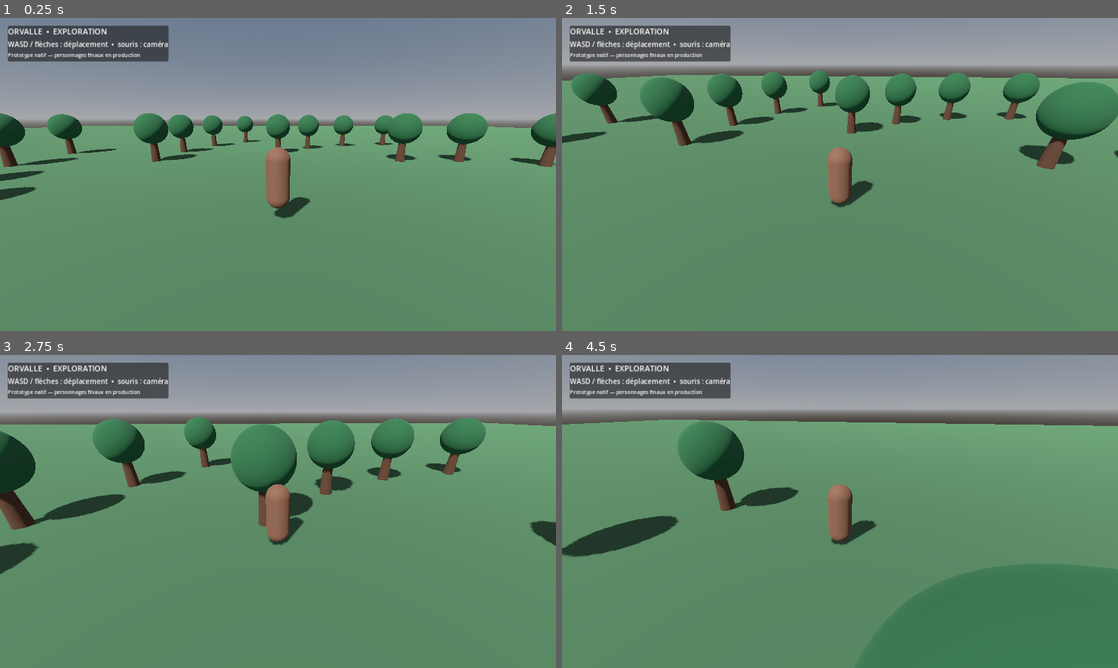
Above: before the commit, frames 1-4 (two rows, left to right).
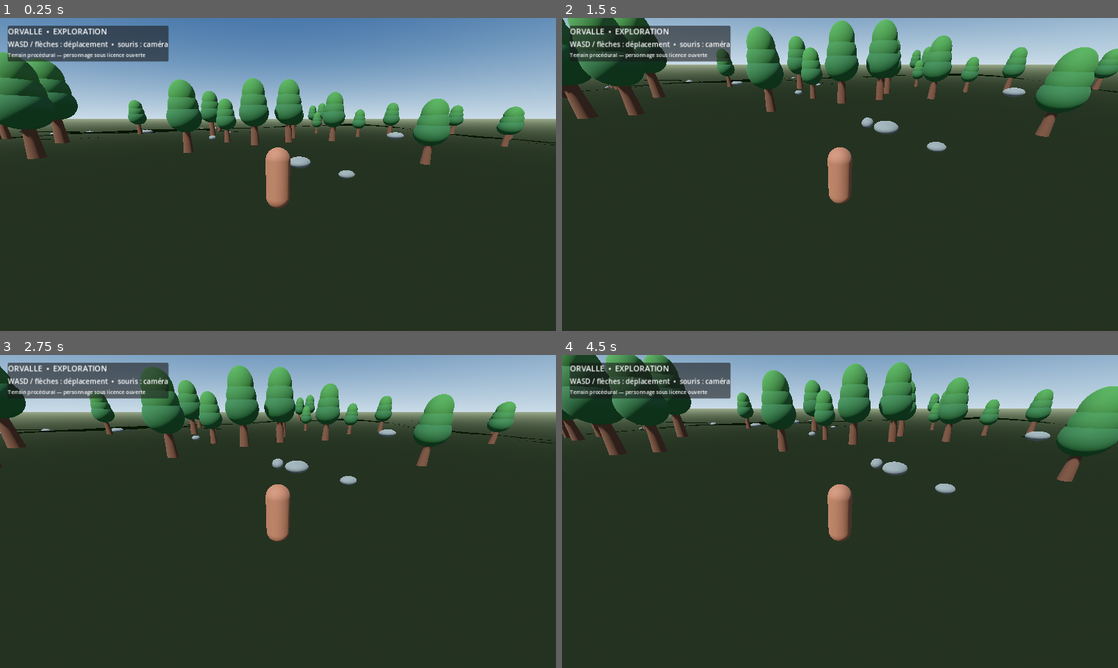
Above: after the commit, the same moments.

Repository: etoojeanne7-ops/Orvalle-3D
Game: Godot game, scene res://scenes/main.tscn
The game is run twice, just before and just after one commit, with the same random seed, the same clock (stepped at 60 frames per second) and the same inputs.
Inputs (mouse positions are in pixels of both pictures, inside the frame that each line leads up to):
- Up to frame 1 (0.25 s): no input
- Up to frame 2 (1.5 s): tap Enter at 0.5 s; move the mouse to (867, 174) at 0.52 s; hold W (move_forward) from 0.53 s (still down); click (867, 174) at 0.67 s; move the mouse to (812, 174) at 1.27 s
- Up to frame 3 (2.75 s): keep holding W (move_forward); move the mouse to (289, 505) at 2.02 s
- Up to frame 4 (4.5 s): keep holding W (move_forward); move the mouse to (834, 517) at 2.77 s; click (834, 517) at 2.92 s; move the mouse to (878, 514) at 3.52 s; move the mouse to (795, 508) at 4.27 s

The runs differ from the first frame. In frame 1, 95% of the frame differs, in the area x 0-100%, y 0-100%; in frame 2, 94%; in frame 3, 92%; in frame 4, 95%.

Commit message:
Load the rigged human model and improve procedural terrain

Diff:
--- a/OrvalleNative/scripts/main.gd
+++ b/OrvalleNative/scripts/main.gd
@@ -2,6 +2,8 @@
 
 const PLAYER_SPEED := 5.0
 const LOOK_SENSITIVITY := 0.0025
+const TERRAIN_SIZE := 120.0
+const TERRAIN_RESOLUTION := 72
 
 var player: CharacterBody3D
 var camera_pivot: Node3D
@@ -9,6 +11,7 @@
 var hud_label: Label
 var pitch := -0.22
 var mobile_move := Vector2.ZERO
+var human_model_loaded := false
 
 func _ready() -> void:
 	_build_world()
@@ -21,88 +24,176 @@
 	var environment := Environment.new()
 	environment.background_mode = Environment.BG_SKY
 	environment.sky = Sky.new()
-	environment.sky.sky_material = ProceduralSkyMaterial.new()
+	var sky_material := ProceduralSkyMaterial.new()
+	sky_material.sky_top_color = Color(0.16, 0.30, 0.48)
+	sky_material.sky_horizon_color = Color(0.66, 0.75, 0.82)
+	sky_material.ground_bottom_color = Color(0.13, 0.17, 0.12)
+	sky_material.ground_horizon_color = Color(0.48, 0.53, 0.43)
+	environment.sky.sky_material = sky_material
 	environment.ambient_light_source = Environment.AMBIENT_SOURCE_COLOR
 	environment.ambient_light_color = Color(0.72, 0.78, 0.88)
 	environment.ambient_light_energy = 0.8
+	environment.tonemap_mode = Environment.TONE_MAPPER_FILMIC
+	environment. ssao_enabled = true
 	world_env.environment = environment
 	add_child(world_env)
 
 	var sun := DirectionalLight3D.new()
 	sun.name = "Sun"
 	sun.rotation_degrees = Vector3(-48, -32, 0)
-	sun.light_energy = 1.2
+	sun.light_energy = 1.25
 	sun.shadow_enabled = true
+	sun.directional_shadow_max_distance = 100.0
 	add_child(sun)
 
+	_build_terrain()
+	_build_forest_and_rocks()
+
+func _terrain_height(x: float, z: float, noise: FastNoiseLite) -> float:
+	var broad := noise.get_noise_2d(x * 0.55, z * 0.55) * 2.7
+	var detail := noise.get_noise_2d(x * 2.8, z * 2.8) * 0.32
+	return broad + detail
+
+func _build_terrain() -> void:
+	var noise := FastNoiseLite.new()
+	noise.seed = 24681
+	noise.noise_type = FastNoiseLite.TYPE_SIMPLEX_SMOOTH
+	noise.frequency = 0.018
+	noise.fractal_octaves = 4
+	noise.fractal_gain = 0.48
+
+	var surface := SurfaceTool.new()
+	surface.begin(Mesh.PRIMITIVE_TRIANGLES)
+	var half := TERRAIN_SIZE * 0.5
+	var step := TERRAIN_SIZE / float(TERRAIN_RESOLUTION)
+	for z_index in range(TERRAIN_RESOLUTION):
+		for x_index in range(TERRAIN_RESOLUTION):
+			var x0 := -half + float(x_index) * step
+			var x1 := x0 + step
+			var z0 := -half + float(z_index) * step
+			var z1 := z0 + step
+			var a := Vector3(x0, _terrain_height(x0, z0, noise), z0)
+			var b := Vector3(x1, _terrain_height(x1, z0, noise), z0)
+			var c := Vector3(x0, _terrain_height(x0, z1, noise), z1)
+			var d := Vector3(x1, _terrain_height(x1, z1, noise), z1)
+			_add_terrain_triangle(surface, a, c, b)
+			_add_terrain_triangle(surface, b, c, d)
+	surface.generate_normals()
+	var terrain_mesh := surface.commit()
 	var ground := StaticBody3D.new()
 	ground.name = "Ground"
-	var ground_mesh := MeshInstance3D.new()
-	var plane := PlaneMesh.new()
-	plane.size = Vector2(160, 160)
-	ground_mesh.mesh = plane
+	var mesh_instance := MeshInstance3D.new()
+	mesh_instance.name = "TerrainMesh"
+	mesh_instance.mesh = terrain_mesh
 	var grass := StandardMaterial3D.new()
-	grass.albedo_color = Color(0.20, 0.31, 0.20)
+	grass.albedo_color = Color(0.22, 0.30, 0.17)
 	grass.roughness = 1.0
-	plane.material = grass
-	ground.add_child(ground_mesh)
+	grass.vertex_color_use_as_albedo = true
+	mesh_instance.material_override = grass
+	ground.add_child(mesh_instance)
 	var collision := CollisionShape3D.new()
-	var shape := BoxShape3D.new()
-	shape.size = Vector3(160, 0.2, 160)
-	collision.shape = shape
-	collision.position.y = -0.1
+	collision.name = "TerrainCollision"
+	collision.shape = terrain_mesh.create_trimesh_shape()
 	ground.add_child(collision)
 	add_child(ground)
 
-	# Low-poly landscape props are intentionally placeholders until final art assets exist.
-	for i in range(32):
-		var tree := _make_tree()
-		var angle := float(i) * TAU / 32.0
-		tree.position = Vector3(cos(angle) * (12.0 + float(i % 4) * 3.0), 0, sin(angle) * (12.0 + float(i % 4) * 3.0))
+func _add_terrain_triangle(surface: SurfaceTool, a: Vector3, b: Vector3, c: Vector3) -> void:
+	for vertex in [a, b, c]:
+		var noise := sin(vertex.x * 0.31) * cos(vertex.z * 0.27)
+		var green := clampf(0.40 + noise * 0.08 + vertex.y * 0.012, 0.22, 0.58)
+		surface.set_color(Color(0.22 + green * 0.22, green, 0.15 + green * 0.12))
+		surface.add_vertex(vertex)
+
+func _build_forest_and_rocks() -> void:
+	var rng := RandomNumberGenerator.new()
+	rng.seed = 77391
+	for i in range(64):
+		var tree := _make_tree(rng.randf_range(0.75, 1.35))
+		var angle := rng.randf_range(0.0, TAU)
+		var radius := rng.randf_range(9.0, 54.0)
+		var x := cos(angle) * radius
+		var z := sin(angle) * radius
+		tree.position = Vector3(x, _terrain_height(x, z, _forest_noise()), z)
+		tree.rotation.y = rng.randf_range(0.0, TAU)
 		add_child(tree)
-
-func _make_tree() -> Node3D:
+	for i in range(28):
+		var rock := MeshInstance3D.new()
+		rock.name = "Rock"
+		var rock_mesh := SphereMesh.new()
+		rock_mesh.radius = rng.randf_range(0.25, 0.8)
+		rock_mesh.height = rock_mesh.radius * rng.randf_range(0.65, 1.25)
+		rock.mesh = rock_mesh
+		var stone := StandardMaterial3D.new()
+		stone.albedo_color = Color(0.28, 0.30, 0.29)
+		stone.roughness = 0.95
+		rock.material_override = stone
+		var angle := rng.randf_range(0.0, TAU)
+		var radius := rng.randf_range(5.0, 55.0)
+		var x := cos(angle) * radius
+		var z := sin(angle) * radius
+		rock.position = Vector3(x, _terrain_height(x, z, _forest_noise()) + 0.1, z)
+		rock.scale = Vector3(rng.randf_range(0.7, 1.4), 1.0, rng.randf_range(0.7, 1.4))
+		add_child(rock)
+
+func _forest_noise() -> FastNoiseLite:
+	var noise := FastNoiseLite.new()
+	noise.seed = 24681
+	noise.noise_type = FastNoiseLite.TYPE_SIMPLEX_SMOOTH
+	noise.frequency = 0.018
+	noise.fractal_octaves = 4
+	noise.fractal_gain = 0.48
+	return noise
+
+func _make_tree(scale_factor: float = 1.0) -> Node3D:
 	var tree := Node3D.new()
 	tree.name = "Tree"
+	tree.scale = Vector3.ONE * scale_factor
 	var trunk := MeshInstance3D.new()
 	var trunk_mesh := CylinderMesh.new()
-	trunk_mesh.top_radius = 0.18
-	trunk_mesh.bottom_radius = 0.28
-	trunk_mesh.height = 1.8
+	trunk_mesh.top_radius = 0.15
+	trunk_mesh.bottom_radius = 0.30
+	trunk_mesh.height = 2.2
 	trunk.mesh = trunk_mesh
-	trunk.position.y = 0.9
+	trunk.position.y = 1.1
 	var bark := StandardMaterial3D.new()
-	bark.albedo_color = Color(0.25, 0.16, 0.10)
-	trunk_mesh.material = bark
+	bark.albedo_color = Color(0.24, 0.15, 0.09)
+	bark.roughness = 0.95
+	trunk.material_override = bark
 	tree.add_child(trunk)
-	var crown := MeshInstance3D.new()
-	var crown_mesh := SphereMesh.new()
-	crown_mesh.radius = 1.0
-	crown_mesh.height = 2.0
-	crown.mesh = crown_mesh
-	crown.position.y = 2.2
-	var leaves := StandardMaterial3D.new()
-	leaves.albedo_color = Color(0.12, 0.28, 0.16)
-	crown_mesh.material = leaves
-	tree.add_child(crown)
+	for layer in range(3):
+		var crown := MeshInstance3D.new()
+		var crown_mesh := SphereMesh.new()
+		crown_mesh.radius = 1.0 - float(layer) * 0.13
+		crown_mesh.height = 1.8
+		crown.mesh = crown_mesh
+		crown.position = Vector3(0, 2.15 + float(layer) * 0.62, 0)
+		var leaves := StandardMaterial3D.new()
+		leaves.albedo_color = Color(0.10 + float(layer) * 0.02, 0.24 + float(layer) * 0.025, 0.12)
+		leaves.roughness = 0.92
+		crown.material_override = leaves
+		tree.add_child(crown)
 	return tree
 
 func _build_player() -> void:
 	player = CharacterBody3D.new()
 	player.name = "Player"
-	player.position = Vector3(0, 1, 0)
+	player.position = Vector3(0, _terrain_height(0.0, 0.0, _forest_noise()) + 1.0, 0)
 	add_child(player)
-	var capsule := CapsuleMesh.new()
-	capsule.radius = 0.34
-	capsule.height = 1.75
-	var body_mesh := MeshInstance3D.new()
-	body_mesh.mesh = capsule
-	var skin := StandardMaterial3D.new()
-	skin.albedo_color = Color(0.36, 0.24, 0.17)
-	skin.roughness = 0.82
-	capsule.material = skin
-	body_mesh.position.y = 0.88
-	player.add_child(body_mesh)
+	var model_path := "res://characters/orvalle_human_base_cc0.glb"
+	if ResourceLoader.exists(model_path):
+		var model_resource := load(model_path)
+		if model_resource is PackedScene:
+			var human := (model_resource as PackedScene).instantiate()
+			human.name = "HumanModel"
+			human.scale = Vector3.ONE
+			player.add_child(human)
+			human_model_loaded = true
+			_play_idle_animation(human)
+			print("ORVALLE HUMAN MODEL LOADED: ", model_path)
+	if not human_model_loaded:
+		_add_capsule_fallback()
+		push_warning("Human GLB not found. Showing technical capsule proxy; this is not the final character.")
+
 	var collider := CollisionShape3D.new()
 	var capsule_shape := CapsuleShape3D.new()
 	capsule_shape.radius = 0.34
@@ -119,6 +210,34 @@
 	camera.current = true
 	camera_pivot.add_child(camera)
 	camera.look_at(player.global_position + Vector3.UP * 1.0)
+
+func _play_idle_animation(root_node: Node) -> void:
+	for child in root_node.find_children("*", "AnimationPlayer", true, false):
+		var animation_player := child as AnimationPlayer
+		if animation_player == null:
+			continue
+		var names := animation_player.get_animation_list()
+		for preferred in ["Idle", "idle", "Armature|Idle", "mixamo.com"]:
+			if names.has(preferred):
+				animation_player.play(preferred)
+				return
+		if not names.is_empty():
+			animation_player.play(names[0])
+		return
+
+func _add_capsule_fallback() -> void:
+	var capsule := CapsuleMesh.new()
+	capsule.radius = 0.34
+	capsule.height = 1.75
+	var body_mesh := MeshInstance3D.new()
+	body_mesh.name = "TechnicalCapsuleFallback"
+	body_mesh.mesh = capsule
+	var skin := StandardMaterial3D.new()
+	skin.albedo_color = Color(0.36, 0.24, 0.17)
+	skin.roughness = 0.82
+	capsule.material = skin
+	body_mesh.position.y = 0.88
+	player.add_child(body_mesh)
 
 func _build_hud() -> void:
 	var layer := CanvasLayer.new()
@@ -138,7 +257,7 @@
 	hud_label.text = "WASD / flèches : déplacement  •  souris : caméra"
 	column.add_child(hud_label)
 	var hint := Label.new()
-	hint.text = "Prototype natif — personnages finaux en production"
+	hint.text = "Terrain procédural — personnage sous licence ouverte"
 	hint.add_theme_font_size_override("font_size", 12)
 	column.add_child(hint)
 
